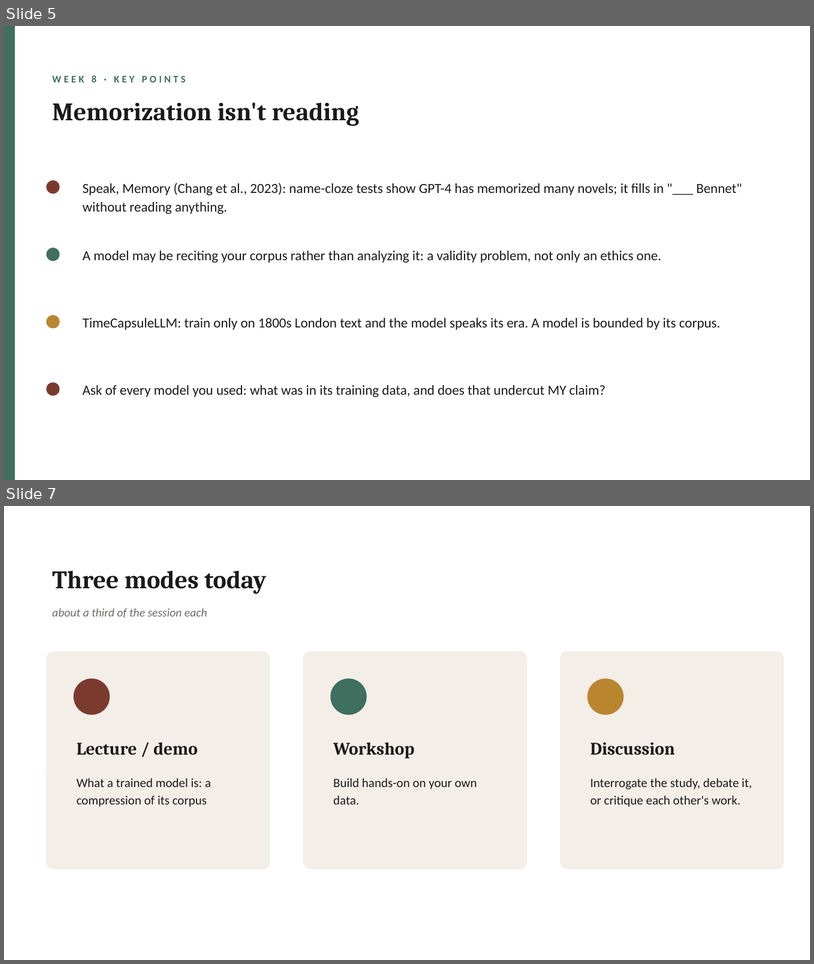
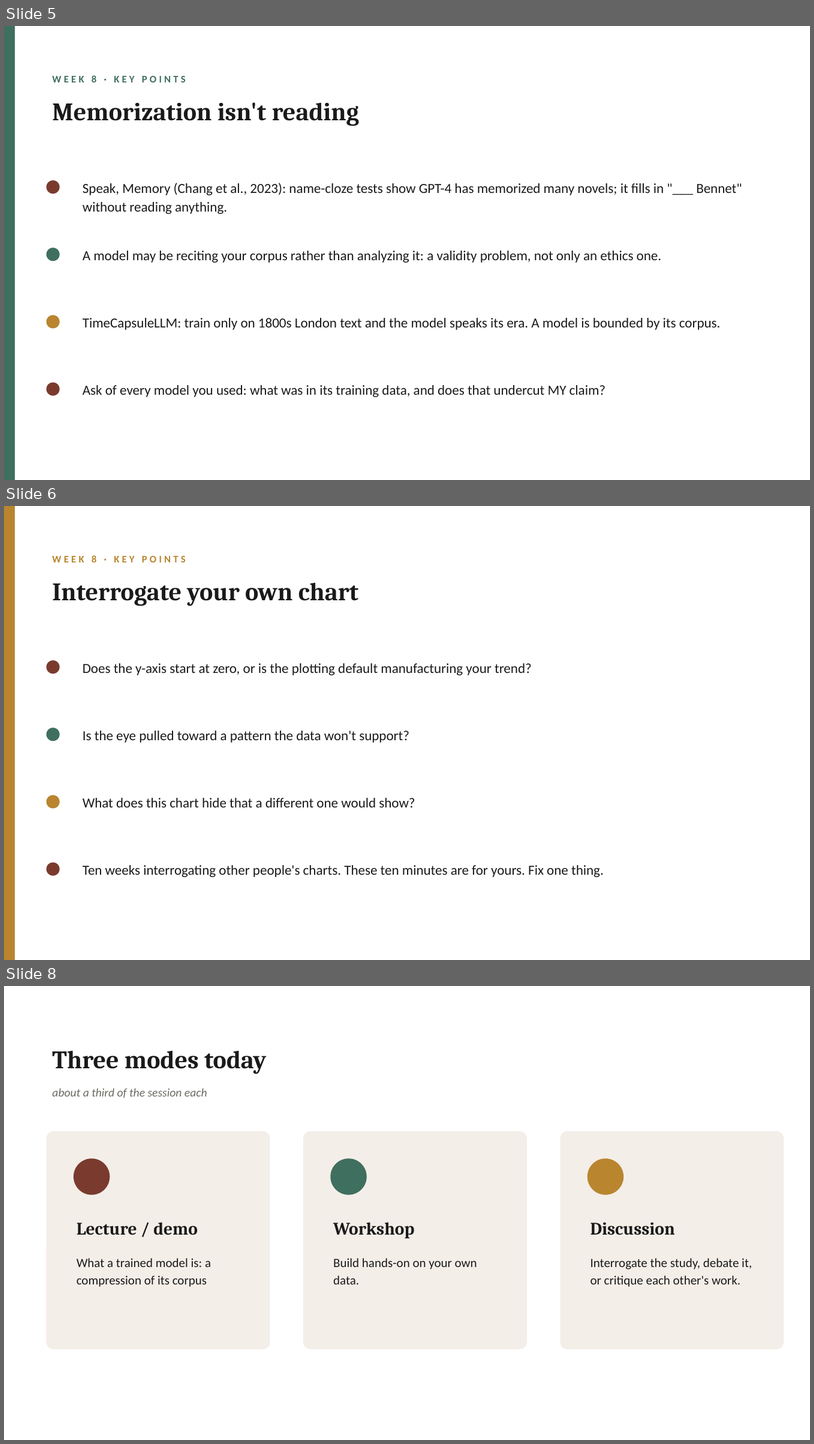
Before and after one commit to lucianli123/culture-as-data-2026, a slide deck: slides/pptx/week-08.pptx. Shown one above the other, each under a label of ours: slides 5 and 7 before the commit, slides 5, 6 and 8 after it; the slides between them are not shown. The pictures are 814x964 and 814x1444 pixels, drawn with LibreOffice and Linux fonts; fonts in the diff are those of the drawing. Boxes give left, top, right and bottom in pixels: in the first picture for what was removed or moved away, otherwise in the second. Text is boxed around its words. In the diff, an @@ line names an element or a change of style, - is before the commit and + after.

```diff
--- a/slides/pptx/week-08.pptx
+++ b/slides/pptx/week-08.pptx
@@ slide 6 added at [4, 506, 810, 960], background #FFFFFF @@
@@ rectangle added at [4, 506, 15, 960], fill #B9852F @@
@@ text added at [52, 555, 186, 562], 12 pt, text #B9852F, bold @@
+WEEK 8 · KEY POINTS
@@ text added at [52, 583, 359, 606], 30 pt, text #1A1A1A, bold @@
+Interrogate your own chart
@@ ellipse added at [47, 660, 60, 673], fill #7A3B2E @@
@@ text added at [83, 663, 532, 675], 16.5 pt, text #1A1A1A @@
+Does the y-axis start at zero, or is the plotting default manufacturing your trend?
@@ ellipse added at [47, 727, 60, 741], fill #3F6F5F @@
@@ text added at [83, 730, 410, 742], 16.5 pt, text #1A1A1A @@
+Is the eye pulled toward a pattern the data won't support?
@@ ellipse added at [47, 795, 60, 808], fill #B9852F @@
@@ text added at [83, 798, 415, 807], 16.5 pt, text #1A1A1A @@
+What does this chart hide that a different one would show?
@@ ellipse added at [47, 862, 60, 876], fill #7A3B2E @@
@@ text added at [83, 865, 604, 877], 16.5 pt, text #1A1A1A @@
+Ten weeks interrogating other people's charts. These ten minutes are for yours. Fix one thing.
@@ what was slide 7 is now slide 8 @@
```
Also in this commit, not shown: 2 slides changed, 28 other files.
